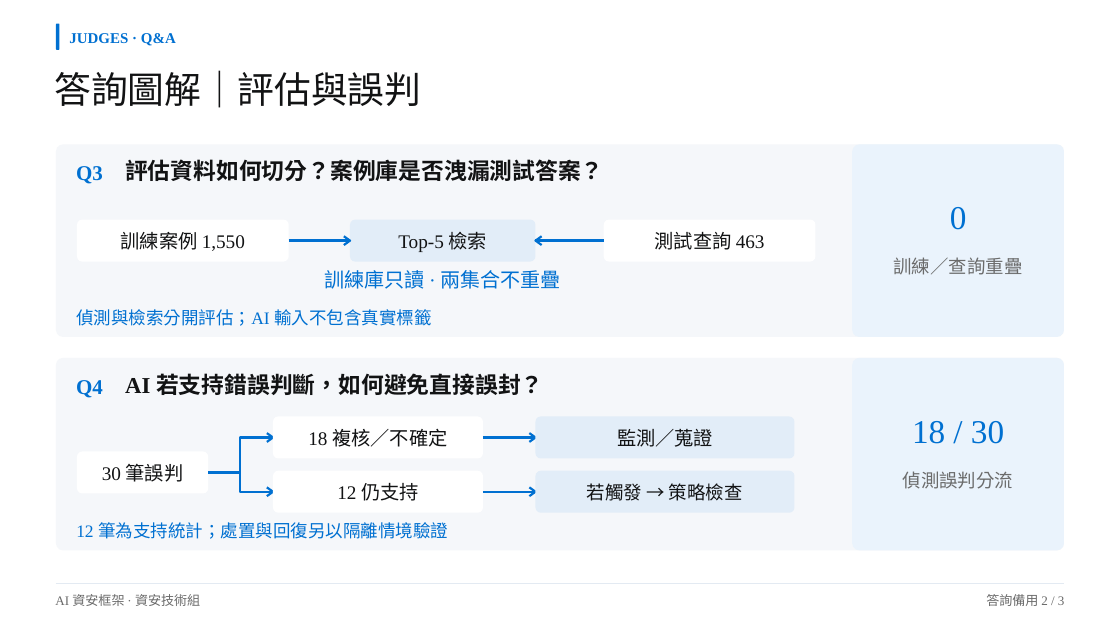
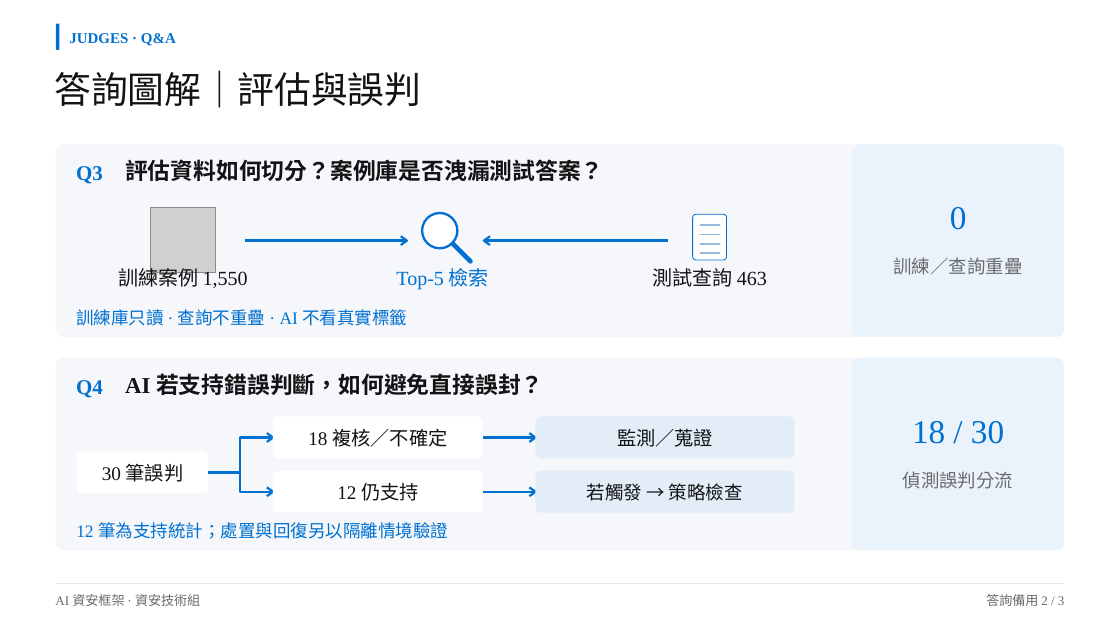
Before and after one commit to Lily09-project/innoserve-competition, a slide deck: slide 11 of deliverables/決賽簡報_AI資安框架.pptx. Drawn at 1120x630 pixels with LibreOffice and Linux fonts; fonts in the diff are those of the drawing; grey boxes stand for pictures. Boxes give left, top, right and bottom in pixels: in the first picture for what was removed or moved away, otherwise in the second. Text is boxed around its words. In the diff, an @@ line names an element or a change of style, - is before the commit and + after.

```diff
--- a/deliverables/決賽簡報_AI資安框架.pptx
+++ b/deliverables/決賽簡報_AI資安框架.pptx
@@ rounded rectangle removed at [77,219,289,261] @@
@@ rounded rectangle removed at [350,219,536,261] @@
@@ freeform shape: place and size @@
-freeform shape at [344,236,350,245]
+freeform shape at [401,236,407,245]
@@ freeform shape: place and size @@
-freeform shape at [536,236,542,245]
+freeform shape at [484,236,490,245]
@@ rounded rectangle: place and size @@
-rounded rectangle at [604,219,816,261]
+rounded rectangle at [693,214,727,260]
@@ rounded rectangle at [693,214,727,260]: outline none to #0070D1 0.73 pt; proportions changed @@
@@ text "訓練案例 1,550" at [118,264,248,291]: size 16.5 to 17.2 pt @@
@@ text "訓練案例 1,550": place and size @@
-text "訓練案例 1,550" at [121,232,245,251]
+text "訓練案例 1,550" at [118,264,248,291]
@@ freeform shape: place and size @@
-freeform shape at [289,240,350,241]
+freeform shape at [245,240,408,241]
@@ text "Top-5 檢索": place and size @@
-text "Top-5 檢索" at [398,231,487,252]
+text "Top-5 檢索" at [396,268,489,290]
@@ text "Top-5 檢索" at [396,268,489,290]: size 16.5 to 17.2 pt, text colour #121314 to #0070D1 @@
@@ freeform shape: place and size @@
-freeform shape at [536,240,604,241]
+freeform shape at [484,240,669,241]
@@ text "測試查詢 463": place and size @@
-text "測試查詢 463" at [655,232,765,250]
+text "測試查詢 463" at [652,268,767,287]
@@ text "測試查詢 463" at [652,268,767,287]: size 16.5 to 17.2 pt @@
@@ group added at [150,208,720,272]: 5 freeform shapes, 1 picture, 1 ellipse @@
@@ text removed at [325,270,561,289] @@
-訓練庫只讀 · 兩集合不重疊
@@ text at [76,309,407,326]: text changed @@
-偵測與檢索分開評估；AI 輸入不包含真實標籤
+訓練庫只讀 · 查詢不重疊 · AI 不看真實標籤
```
Also in this commit, not shown: 8 other slides changed, 16 other files.
